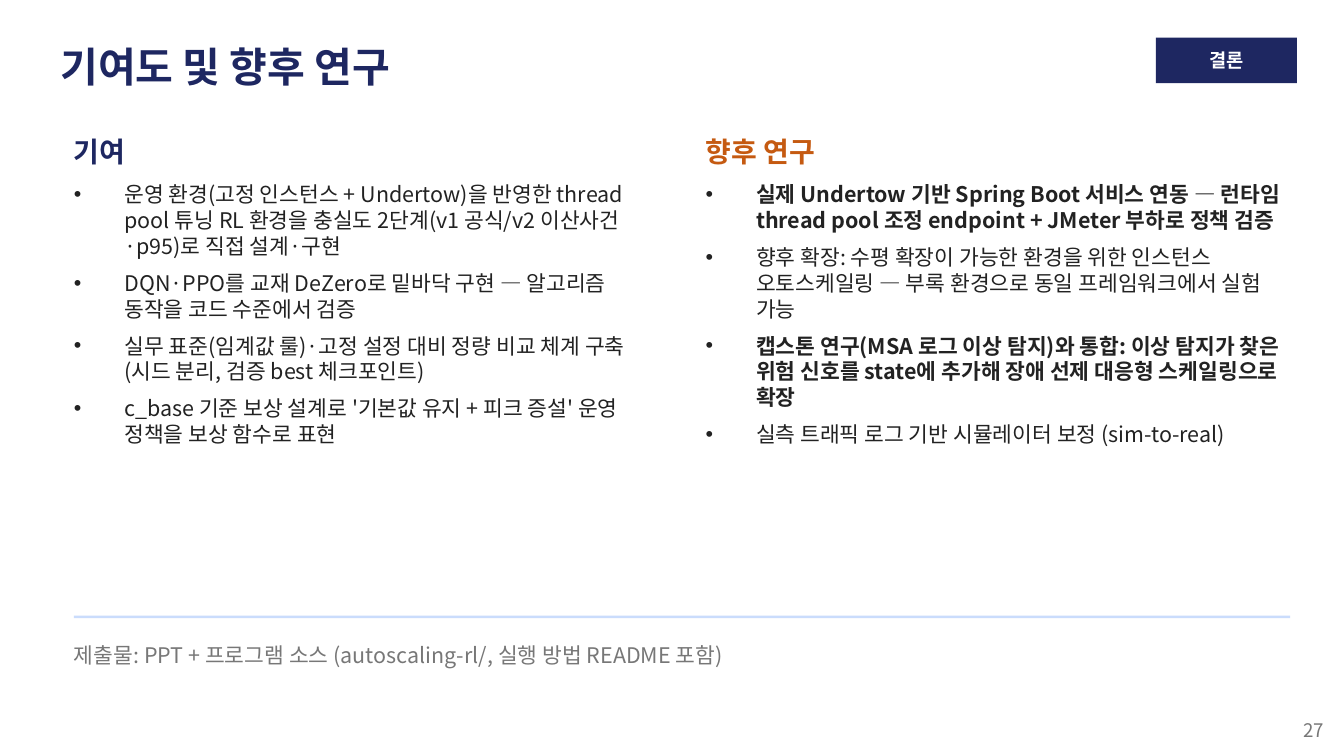
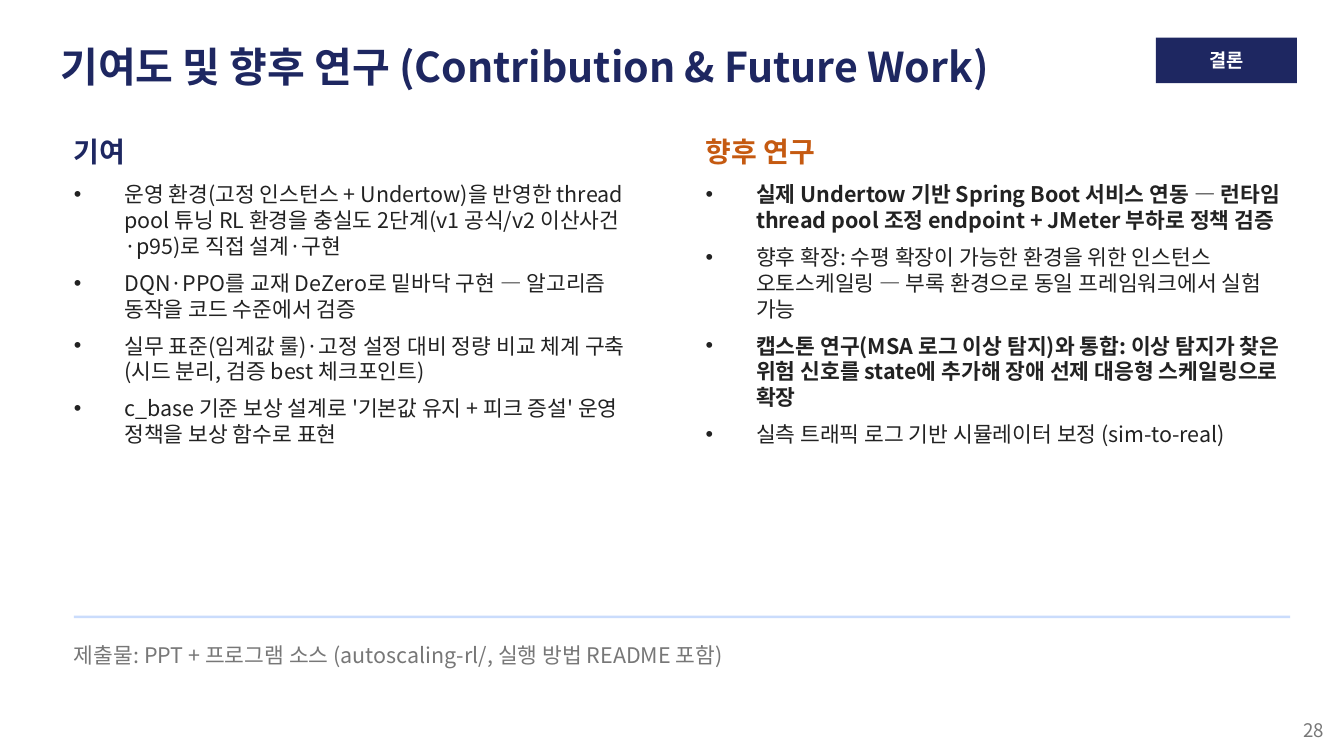
Before and after one commit to zzangdol1029/reinforce, a slide deck: slide 28 of autoscaling-rl/autoscaling_rl_발표.pptx (slide 27 before the commit). Drawn at 1344x756 pixels with LibreOffice and Linux fonts; fonts in the diff are those of the drawing. Boxes give left, top, right and bottom in pixels: in the first picture for what was removed or moved away, otherwise in the second. Text is boxed around its words. In the diff, an @@ line names an element or a change of style, - is before the commit and + after.

```diff
--- a/autoscaling-rl/autoscaling_rl_발표.pptx
+++ b/autoscaling-rl/autoscaling_rl_발표.pptx
@@ text at [60, 47, 988, 90]: text changed @@
-기여도 및 향후 연구
+기여도 및 향후 연구 (Contribution & Future Work)
@@ text at [1303, 723, 1324, 737]: text changed @@
-27
+28
```
Also in this commit, not shown: 26 other slides changed, 1 slide added, 3 other files.
